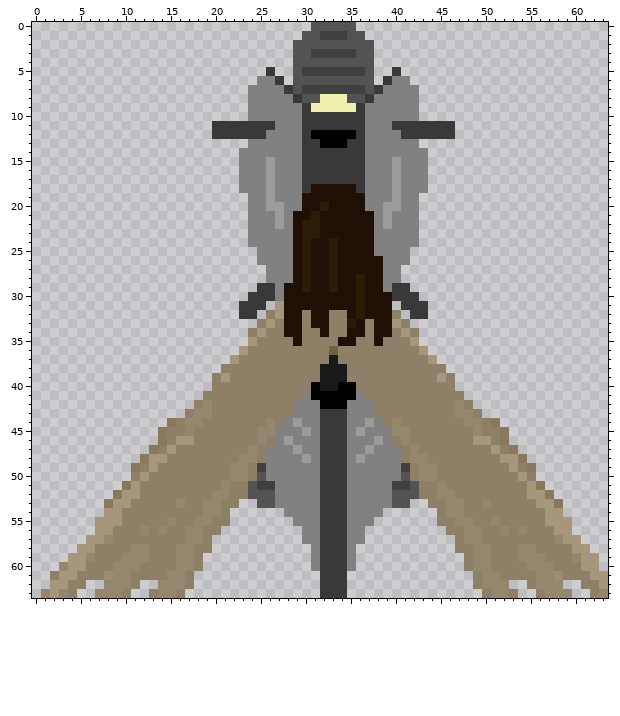
Pixel-art sprite -- Assets/Sprites/Player/cycle2.png. Above, as it was before the edit.
The file is 64x64 pixels. Colours within 5 levels of each other are drawn and written as one.
New version:
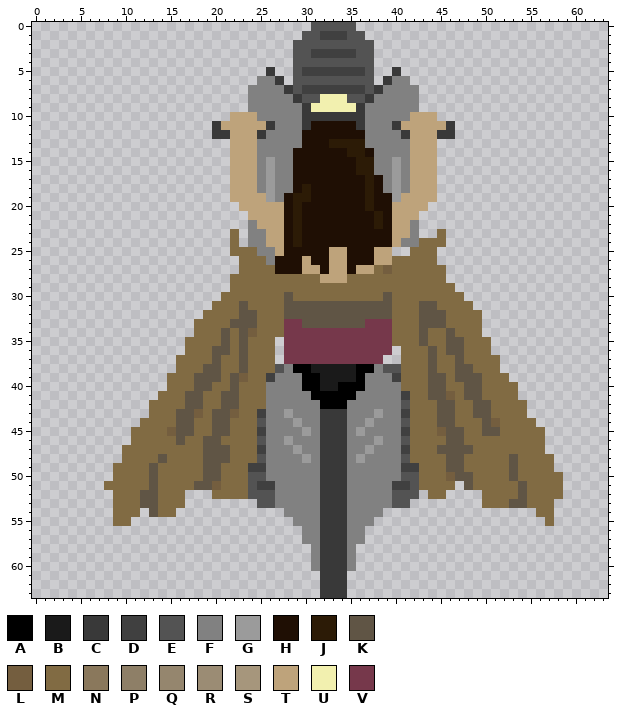
Palette (. is transparent): A #000000  B #1a1a1a  C #393939  D #404040  E #535353  F #818181  G #9b9b9b  H #1f0f04  J #2c1b06  K #605545  L #745e3f  M #816b43  N #8a785c  P #8e7f67  Q #95866e  R #9b8c74  S #a6967c  T #bea37b  U #f2f0af  V #76384b
Changes in this commit:
Changed rows in their new state; - is an unchanged pixel.
first column x 1:
10 ---------------------TTT-----------------TTT-------------------
11 --------------------TTTTT-----HHHHH-----TTTTT------------------
12 ---------------------TTT-----HHHHHHH-----TTT-------------------
13 ---------------------TTT-----HHHJJJJ-----TTT-------------------
14 ---------------------TTT----HHHHHHJJH----TTT-------------------
15 ---------------------TTT----HHHHHHHJJ----TTT-------------------
16 ---------------------TTT----HHHHHHHJJ----TTT-------------------
17 ---------------------TTT----HHHHHHHHJH---TTT-------------------
18 ---------------------TTT----HJ-----HJH---TTT-------------------
19 ---------------------TTTT--HJJ------JHH-TTTT-------------------
20 ----------------------TTTTTHJ--H----JHHTTTT--------------------
21 -----------------------TTTTHJ-H------JHTTT---------------------
22 ------------------------TTTHJHH------JHTT----------------------
23 ---------------------M---TTHJHH------HHTT---M------------------
24 ---------------------M---TTHJH--H----HHT--MMM------------------
25 ---------------------MMM--TH-H--TT---TT..MMM-------------------
26 ----------------------MMM-HH-T--TT---TTMMMMM-------------------
27 ----------------------MMMMHH-TT-TT-TTMLMMMMMM------------------
28 ---------------------MMMMMMMMMMTTTMMMMMMMMMMM------------------
29 ---------------------MMMMMMMMMMMMMMMMMMMMMMMMM-----------------
30 --------------------MMMMMMMKMMMMMMMMMMKMMMMMMMM----------------
31 -------------------MMMKMMMMKKKKKKKKKKKKMMMKKMMMM---------------
32 ------------------MMMMKKMMMKKKKKKKKKKKKMMMKKKMMMM--------------
33 -----------------MMMMKKKMMMVVKKKKKKKVVVMMMKKKMMMM--------------
34 -----------------MMMKMKLMMMVVVVVVVVVVVVMMMKMMKMMM--------------
35 ----------------MMMMKMKMMM.VVVVVVVVVVVVMMMKMMKKMMM-------------
36 ----------------MMMKKMKMMM.VVVVVVVVVVVV.MMMKMKKMMM-------------
37 ---------------MMMMKMMKMMM.VVVVVVVVVVV..MMMKMMKMMMM------------
38 ---------------MMMKKMMKMMMEFAAB---BAAFEEMMMKMMKKMMM------------
39 --------------MMMKKKMKLMMDFFFAA---BAFFFDMMMKKMKKKMMM-----------
40 --------------MMMKKMMKMMMFFFFA-----AFFFFMMMKKMMKKMMMM----------
41 -------------MMMKKMMKKMMMFFFF-------FFFFDMMKKLMKKMMMM----------
42 ------------MMMMKKMMKKMMMFFF---------FFFEMMMKKMMKKMMMM---------
43 ------------MMMKKLMKKLMMDFFG---------GFFDMMMKKMMKKMMMM---------
44 -----------MMMMKKMMKKMMMEFF-----------FFEMMMKKMMMKLMMMM--------
45 ----------MMMMLKKMMKKMMMDF-------------FDMMMLKKMMKKMMMMM-------
46 ----------MMMMMKMMKKMMMMEF-------------FEMMMMKKMMMMMMMMM-------
47 ---------MMMMMMMMMKKKMMMD---------------DMMMKKKKMMMMMMMM-------
48 ---------MMMMKMMMMKKKMMME---------------EMMMMKKMMMMMKMMMM------
49 --------MMMMKMMMMMKKMMMD-----------------DMMMKKMMMMMKMMMM------
50 --------MMMMKMMMMMKKMMME-----------------EMMMLKKMMMMKMMMMM-----
51 -------MMMMMKMMMMKKLMMM-------------------MMMM.KMMMMMKMMMM-----
52 --------MMMKKMMM...MMMM-------------------.MM....MMMMKMMMM-----
53 -------.MMMKKMMM......---------------------......MMMKKMMM.-----
54 -------.MMM.KMM......-----------------------...........MM.-----
55 ------..MM...........-----------------------............M..----
56 ------..............-------------------------..............----
57 -----..............---------------------------..............---
58 ----...............---------------------------...............--
59 ---...............-----------------------------...............-
60 --................-----------------------------...............-
61 -................-------------------------------...............
62 -....--....--....-------------------------------....--....--...
63 ....--....--....---------------------------------....--....--..
Changed places in both pictures, as pixel boxes (x1, y1, x2, y2):
changed: (41, 112, 608, 598)
